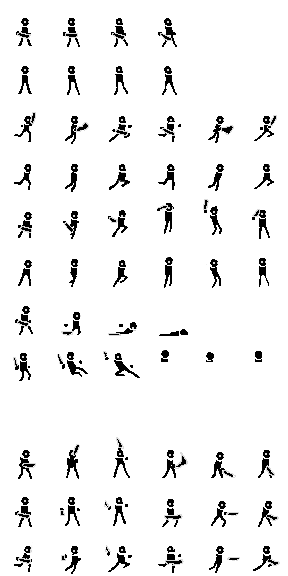
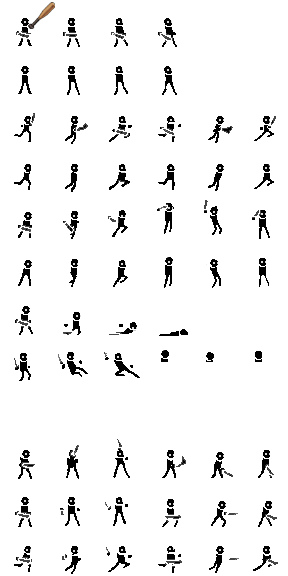
Layered file, before and after one edit (288x576). Changes by layer:
added layer "Layer 49" above "Layer 48" over [left=28, top=2, right=55, bottom=29]
painted on "Layer 47" over [left=13, top=31, right=280, bottom=567]
